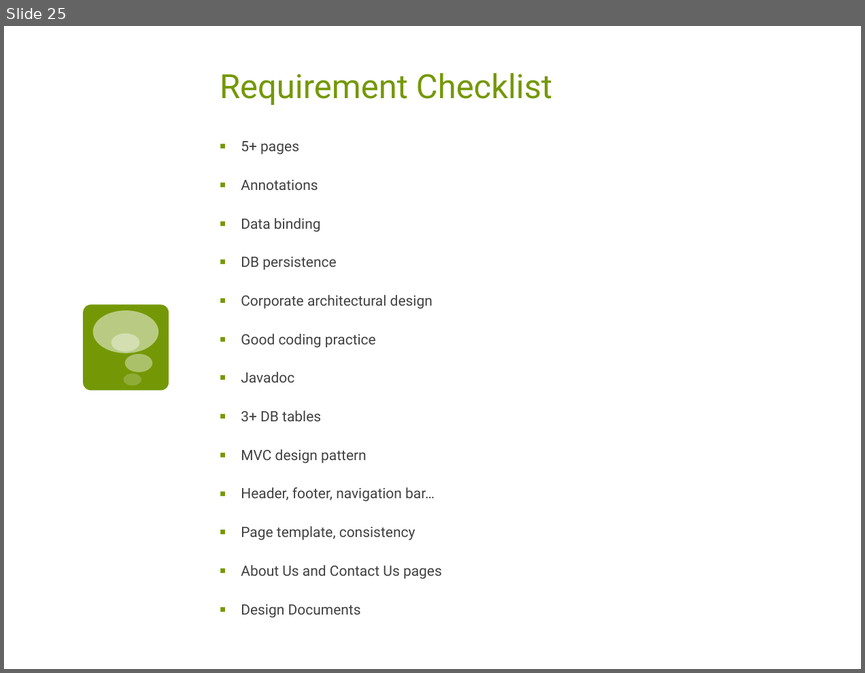
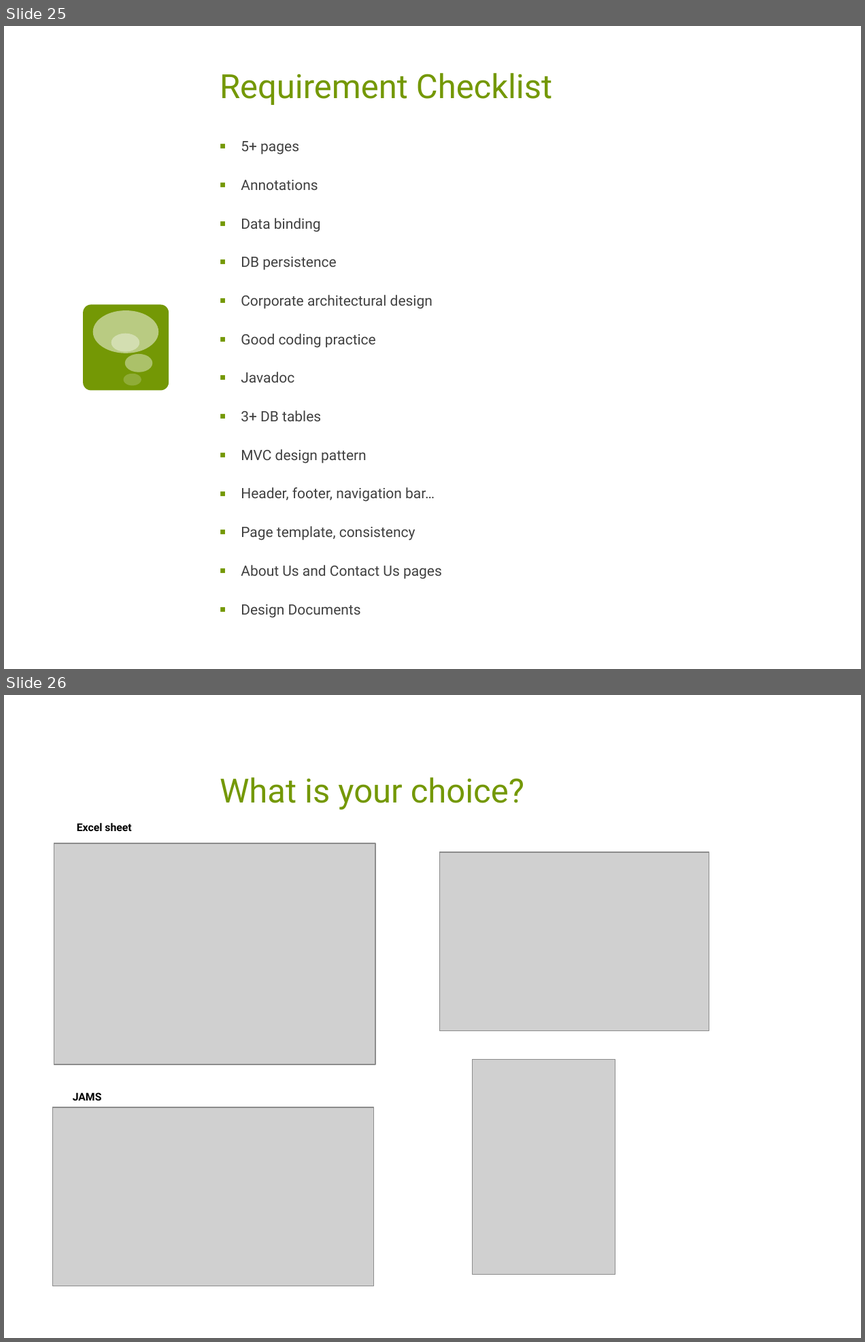
Before and after one commit to amarbayar/jams, a slide deck: docs/EEL6883_SEII_Spr07_ProjectTeam7.ppt. Shown one above the other, each under a label of ours: slide 25 before the commit, slides 25 and 26 after it. The pictures are 865x673 and 865x1342 pixels, drawn with LibreOffice and Linux fonts; fonts in the diff are those of the drawing; grey boxes stand for pictures. Boxes give left, top, right and bottom in pixels: in the first picture for what was removed or moved away, otherwise in the second. Text is boxed around its words. In the diff, an @@ line names an element or a change of style, - is before the commit and + after.

Commit message:
Presentation updated
added comparison excel vs JAMS

```diff
--- a/docs/EEL6883_SEII_Spr07_ProjectTeam7.ppt
+++ b/docs/EEL6883_SEII_Spr07_ProjectTeam7.ppt
@@ slide 26 added at bbox=[4, 695, 861, 1338], background #FFFFFF @@
@@ title added at bbox=[220, 777, 524, 810], 28 pt, text #749805 @@
+What is your choice?
@@ text added at bbox=[77, 823, 131, 831], 9 pt, text #000000, bold @@
+Excel sheet
@@ picture added at bbox=[54, 843, 375, 1064] @@
@@ picture added at bbox=[439, 852, 708, 1030] @@
@@ picture added at bbox=[472, 1059, 615, 1274] @@
@@ text added at bbox=[73, 1092, 102, 1100], 9 pt, text #000000, bold @@
+JAMS
@@ picture added at bbox=[53, 1107, 374, 1285] @@
```
